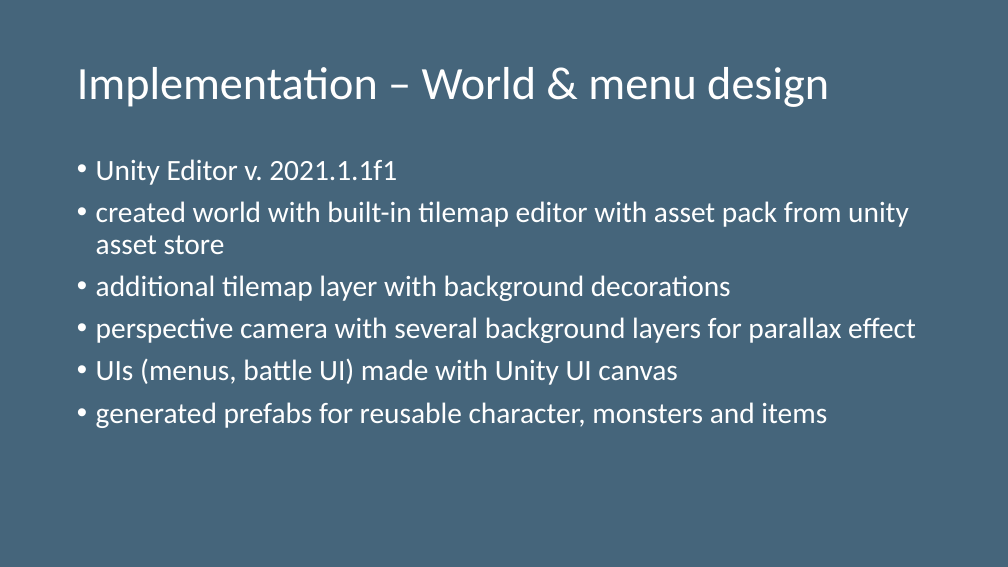
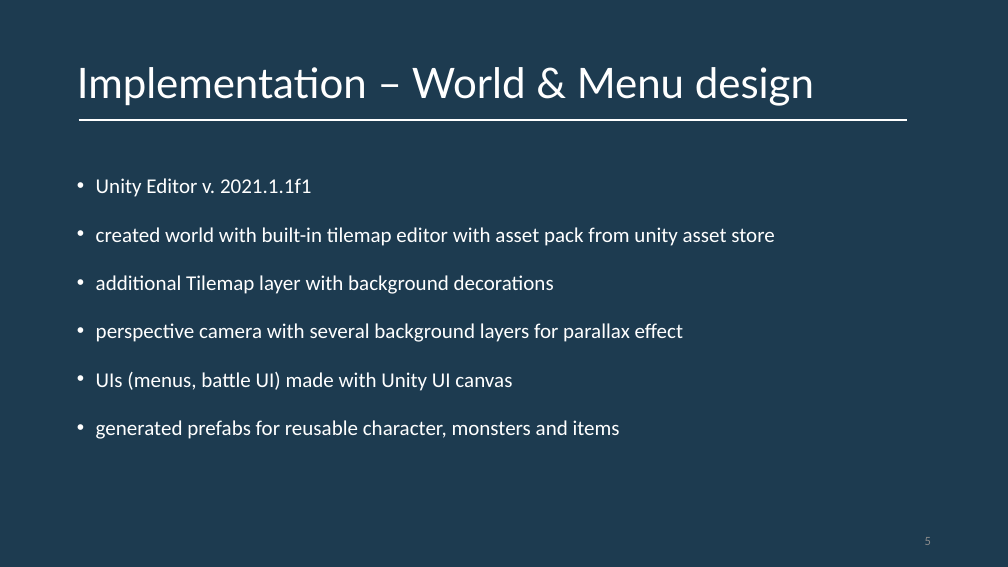
Before and after one commit to DarioBruckner/2d-Rpg, a slide deck: slide 5 of final_upload_ring_retrieve_simulator/presentation/Ring_retrieve_simulator.pptx. Drawn at 1008x567 pixels with LibreOffice and Linux fonts; fonts in the diff are those of the drawing. Boxes give left, top, right and bottom in pixels: in the first picture for what was removed or moved away, otherwise in the second. Text is boxed around its words. In the diff, an @@ line names an element or a change of style, - is before the commit and + after.

```diff
--- a/final_upload_ring_retrieve_simulator/presentation/Ring_retrieve_simulator.pptx
+++ b/final_upload_ring_retrieve_simulator/presentation/Ring_retrieve_simulator.pptx
@@ background #45657B to #1D3B50 @@
@@ title at [77, 67, 814, 106]: text changed; size 44 to 40 pt; font Calibri to Lato @@
-Implementation – World & menu design
+Implementation – World & Menu design
@@ line added from (79, 119) to (907, 119), #FFFFFF 2.25 pt @@
@@ text at [96, 178, 774, 439]: size 28 to 20 pt in "Unity Editor v. 2021.1.1f1", "created world with built-in tilemap editor with ...", "perspective camera with several background layers for ...", "UIs (menus, battle UI) made with Unity ..." and 1 more places; line spacing 0.9 to 1.5 @@
@@ text at [96, 275, 554, 294]: text changed; size 28 to 20 pt @@
-• additional tilemap layer with background decorations
+• additional Tilemap layer with background decorations
@@ page number added at [925, 537, 931, 545], 12 pt, text #8C8C8C @@
+5
```
Also in this commit, not shown: 7 other slides changed, 1 other file.
